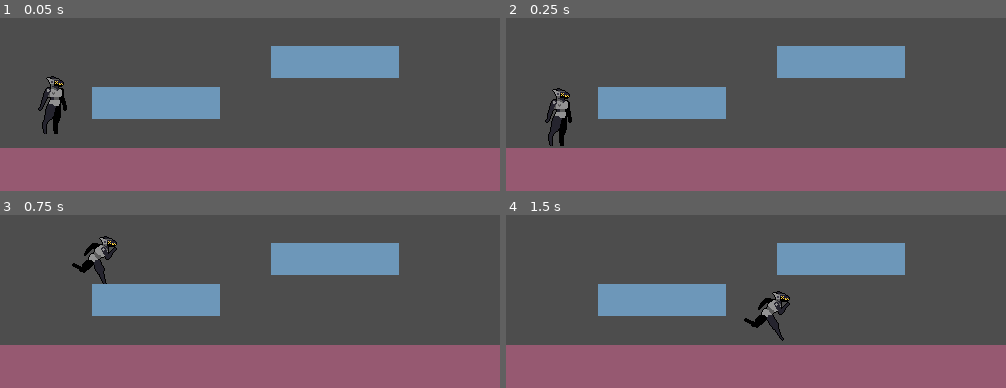
Above: before the commit, frames 1-4 (two rows, left to right).
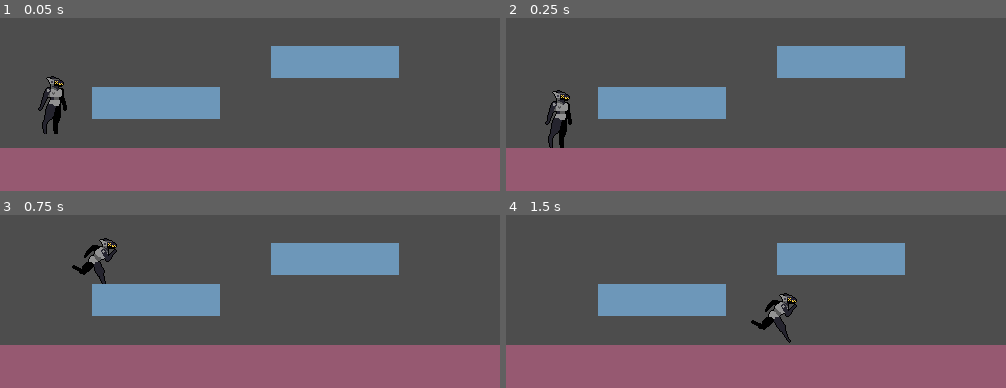
Above: after the commit, the same moments.

Repository: flrping/two-body-problem
Game: Godot game, scene res://scenes/test.tscn
The game is run twice, just before and just after one commit, with the same random seed, the same clock (stepped at 60 frames per second) and the same inputs.
Inputs:
- Up to frame 1 (0.05 s): no input
- Up to frame 2 (0.25 s): no input
- Up to frame 3 (0.75 s): tap Enter (ui_accept) at 0.5 s; hold Right (ui_right) from 0.53 s (still down)
- Up to frame 4 (1.5 s): keep holding Right (ui_right); tap Enter (ui_accept) at 0.77 s

Frame 1 is identical in both runs. In frame 2, 0.5% of the frame differs, in the area x 7-14%, y 40-76%; in frame 3, 0.6%; in frame 4, 1.2%, in the area x 47-59%, y 43-74%.

Commit message:
Resize player collision object

Diff:
--- a/src/scenes/player.tscn
+++ b/src/scenes/player.tscn
@@ -168,7 +168,7 @@
 
 [sub_resource type="CapsuleShape2D" id="CapsuleShape2D_fdrta"]
 radius = 16.0
-height = 64.0
+height = 56.0
 
 [node name="Player" type="CharacterBody2D"]
 script = ExtResource("1_xo3ru")
@@ -183,8 +183,9 @@
 [node name="AnimatedSprite2D" type="AnimatedSprite2D" parent="."]
 texture_filter = 1
 sprite_frames = SubResource("SpriteFrames_3vyb7")
-animation = &"run_start"
+animation = &"idle"
 
 [node name="CollisionShape2D" type="CollisionShape2D" parent="."]
+position = Vector2(0, 2)
 shape = SubResource("CapsuleShape2D_fdrta")
 debug_color = Color(0.78710437, 0.9557368, 0.9999998, 0.41960785)
